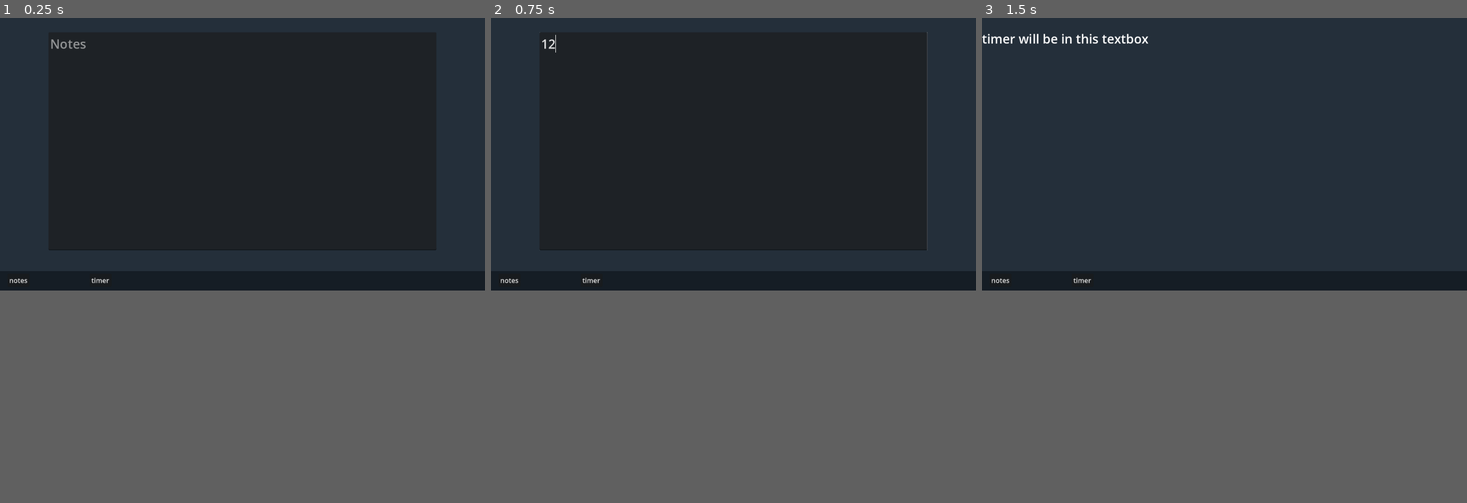
Above: before the commit, frames 1-3 (left to right).
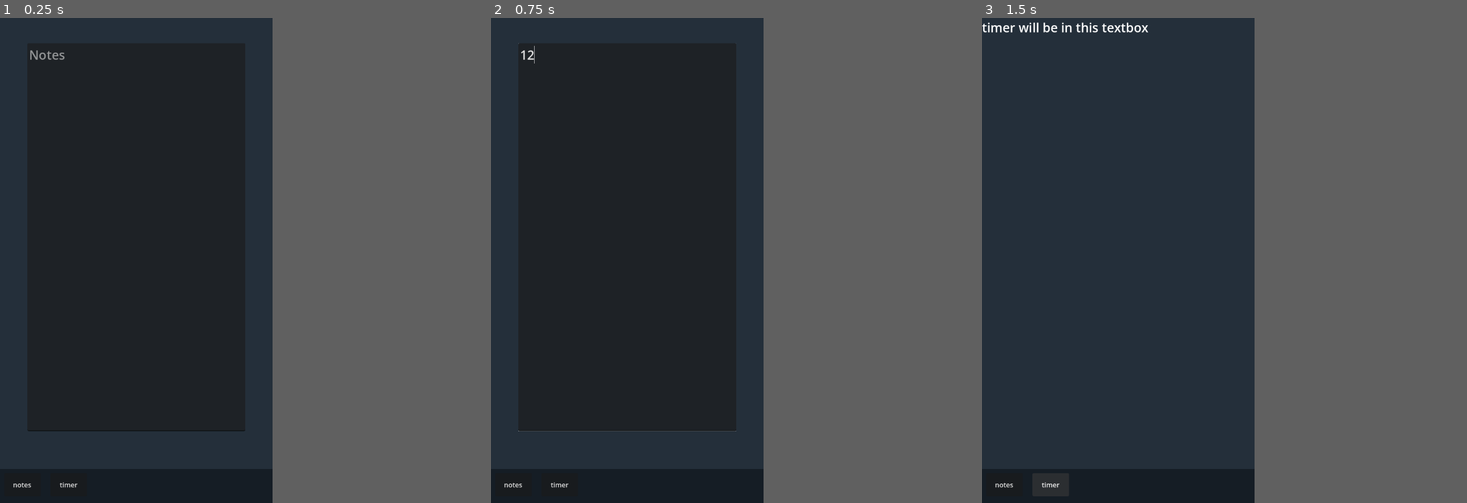
Above: after the commit, the same moments.

Repository: Visio-Lumen/ayro
Game: Godot game, scene res://textbox.tscn
Same seed, same stepped clock (60 frames per second), same inputs: the game is played once before the commit and once after it.
Inputs (mouse positions are in pixels of both pictures, inside the frame that each line leads up to):
- Up to frame 1 (0.25 s): no input
- Up to frame 2 (0.75 s): click (733, 139) at 0.52 s; type "12" at 0.6 s
- Up to frame 3 (1.5 s): click "timer" at 1.25 s
In our replay, the window is 799x449 before the commit and 449x799 after it. These sizes can differ from the game's own. Grey fills any space a smaller window leaves; there, only what the larger window draws over its background counts as a difference.

The runs differ from the first frame. In frame 1, 0.3% of the frame differs, in the area x 1-57%, y 4-97%; in frame 2, 0.4%; in frame 3, 1.2%, in the area x 0-35%, y 0-99%.

Commit message:
trying

Diff:
--- a/Label.gd
+++ b/Label.gd
@@ -3,7 +3,7 @@
 
 # Called when the node enters the scene tree for the first time.
 func _ready():
-	position = Vector2.ZERO
+	print(position)
 
 
 # Called every frame. 'delta' is the elapsed time since the previous frame.
--- a/button1.gd
+++ b/button1.gd
@@ -2,7 +2,6 @@
 
 
 
-# Called every frame. 'delta' is the elapsed time since the previous frame.
 func _process(delta):
 	position.y = $"../button2".position.y
 	position.x = (($"../bar".position.x+((300.0/648.0)*get_viewport_rect().size.x))/5)*2
--- a/project.godot
+++ b/project.godot
@@ -15,6 +15,11 @@
 config/features=PackedStringArray("4.1", "Mobile")
 config/icon="res://icon.svg"
 
+[display]
+
+window/size/viewport_width=648
+window/size/viewport_height=1152
+
 [rendering]
 
 renderer/rendering_method="mobile"
--- a/timer.tscn
+++ b/timer.tscn
@@ -18,17 +18,8 @@
 [node name="taskbar" parent="." instance=ExtResource("1_lmuxb")]
 
 [node name="Label" type="Label" parent="."]
-anchors_preset = 8
-anchor_left = 0.5
-anchor_top = 0.5
-anchor_right = 0.5
-anchor_bottom = 0.5
-offset_left = -198.5
-offset_top = -49.0
-offset_right = 198.5
-offset_bottom = 49.0
-grow_horizontal = 2
-grow_vertical = 2
+offset_right = 397.0
+offset_bottom = 45.0
 theme = SubResource("Theme_b6jq1")
 text = "timer will be in this textbox"
 horizontal_alignment = 1
